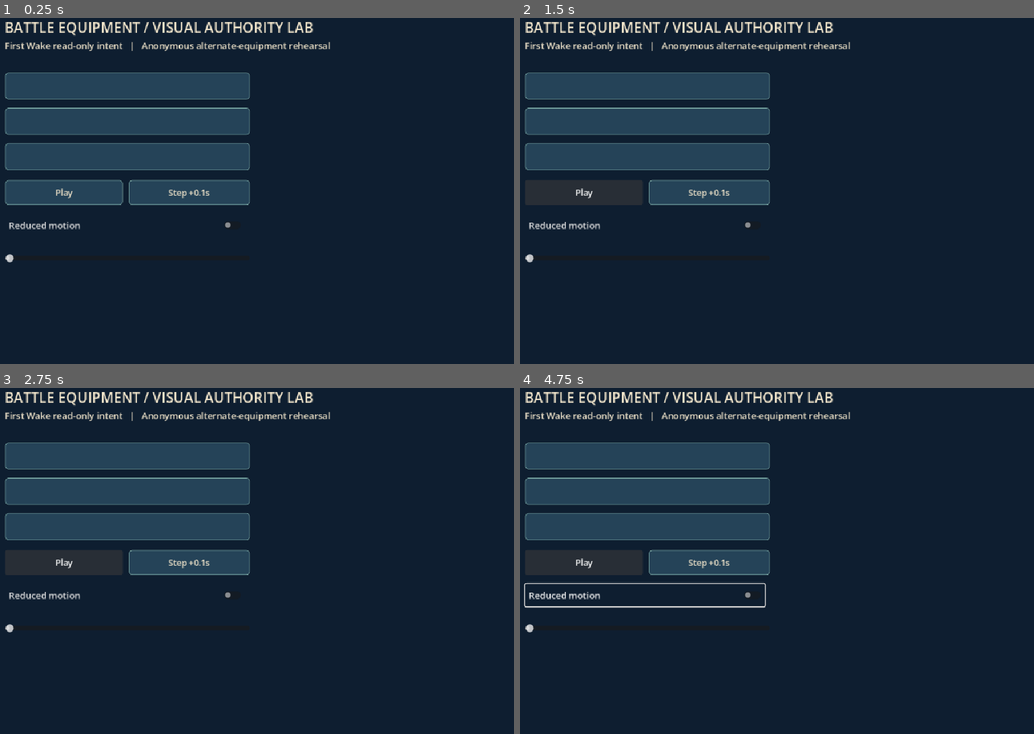
Above: before the commit, frames 1-4 (two rows, left to right).
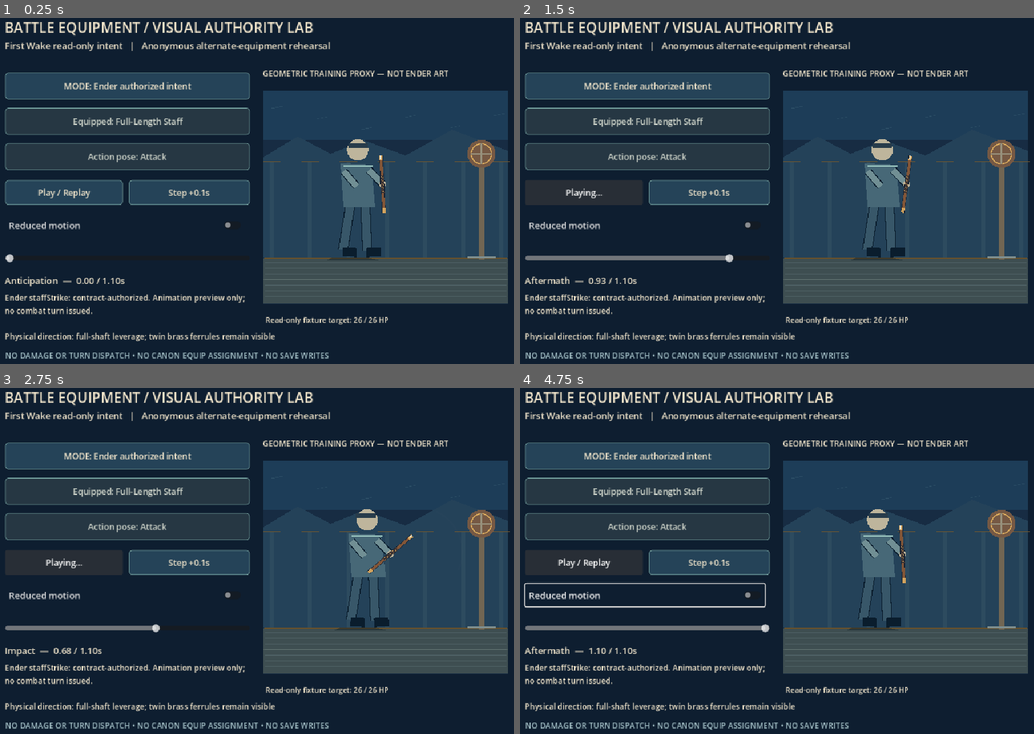
Above: after the commit, the same moments.

Repository: ndrorchestration/ToSailaStarrySky-jrpg
Game: Godot game, scene res://scenes/weapon_battle_equipment_review.tscn
The game is run twice, just before and just after one commit, with the same random seed, the same clock (stepped at 60 frames per second) and the same inputs. This scene is started directly instead of the project's main scene.
Inputs:
- Up to frame 1 (0.25 s): no input
- Up to frame 2 (1.5 s): click "Play" (after the commit: "Play / Replay") at 0.5 s; click "Play" (after the commit: "Playing…") at 1.25 s
- Up to frame 3 (2.75 s): click "Play" (after the commit: "Play / Replay") at 2 s
- Up to frame 4 (4.75 s): tap Enter at 2.75 s; hold Right (ui_right) 2.78-3.5 s; tap E at 2.85 s; click "Play" (after the commit: "Play / Replay") at 3.5 s; hold Down (ui_down) from 4.28 s (still down); tap R at 4.35 s

The runs differ from the first frame. In frame 1, 32% of the frame differs, in the area x 0-100%, y 15-99%; in frame 2, 32%; in frame 3, 32%; in frame 4, 33%.
Error before the commit: Parse Error: Identifier "advance" not declared in the current scope. (res://scripts/weapon_combat_pose_review.gd:133)

Commit message:
fix(godot): preserve stage effect origin outside optional mannequin-only drawing scope

Diff:
--- a/godot/scripts/weapon_combat_pose_review.gd
+++ b/godot/scripts/weapon_combat_pose_review.gd
@@ -97,11 +97,11 @@
     draw_line(Vector2(170,-92),Vector2(170,-54),PAPER.darkened(0.35),2.0)
     draw_line(Vector2(146,111),Vector2(196,111),Color("#7e8e8e"),3.0)
 
+    var advance := float(pose.get("advance",0.0))
+    var bob := float(pose.get("bob",0.0))
+    var lean := float(pose.get("lean",0.0))
+    var origin := Vector2(-45+advance,bob)
     if show_mannequin:
-        var advance := float(pose.get("advance",0.0))
-        var bob := float(pose.get("bob",0.0))
-        var lean := float(pose.get("lean",0.0))
-        var origin := Vector2(-45+advance,bob)
         draw_colored_polygon(PackedVector2Array([
             origin+Vector2(-51,112),origin+Vector2(13,112),
             origin+Vector2(33,117),origin+Vector2(-62,118)
